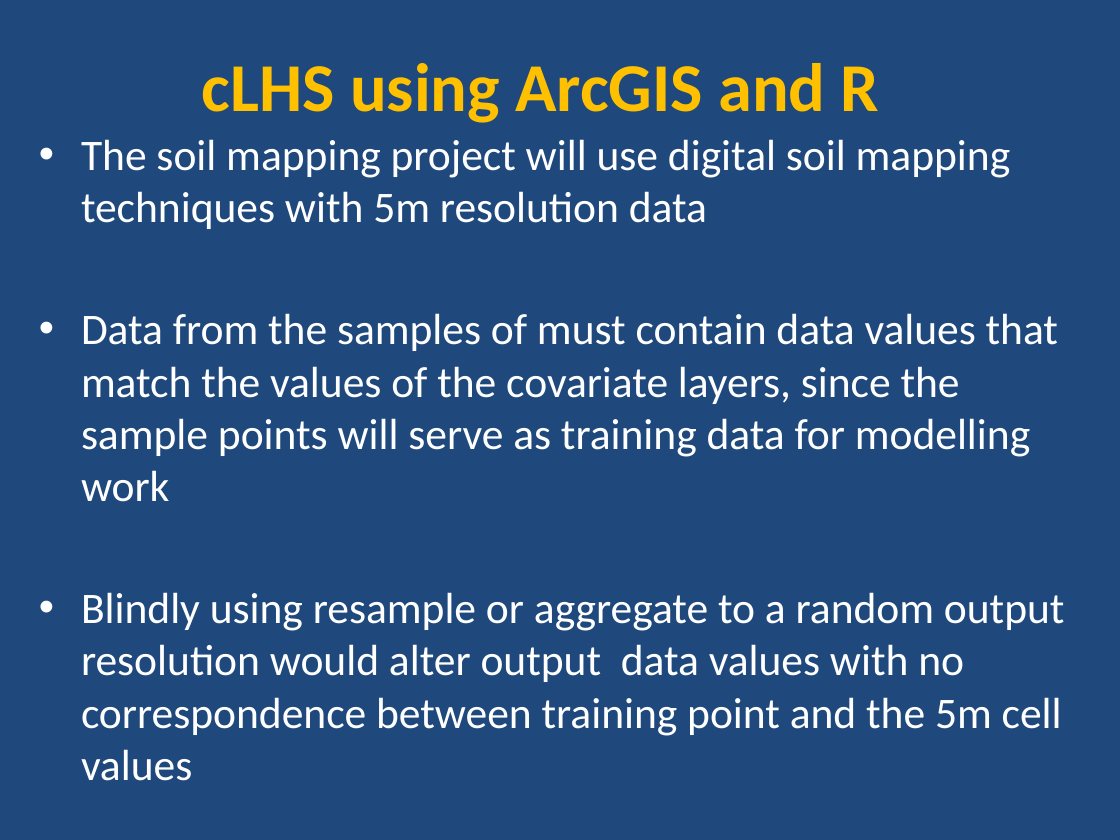
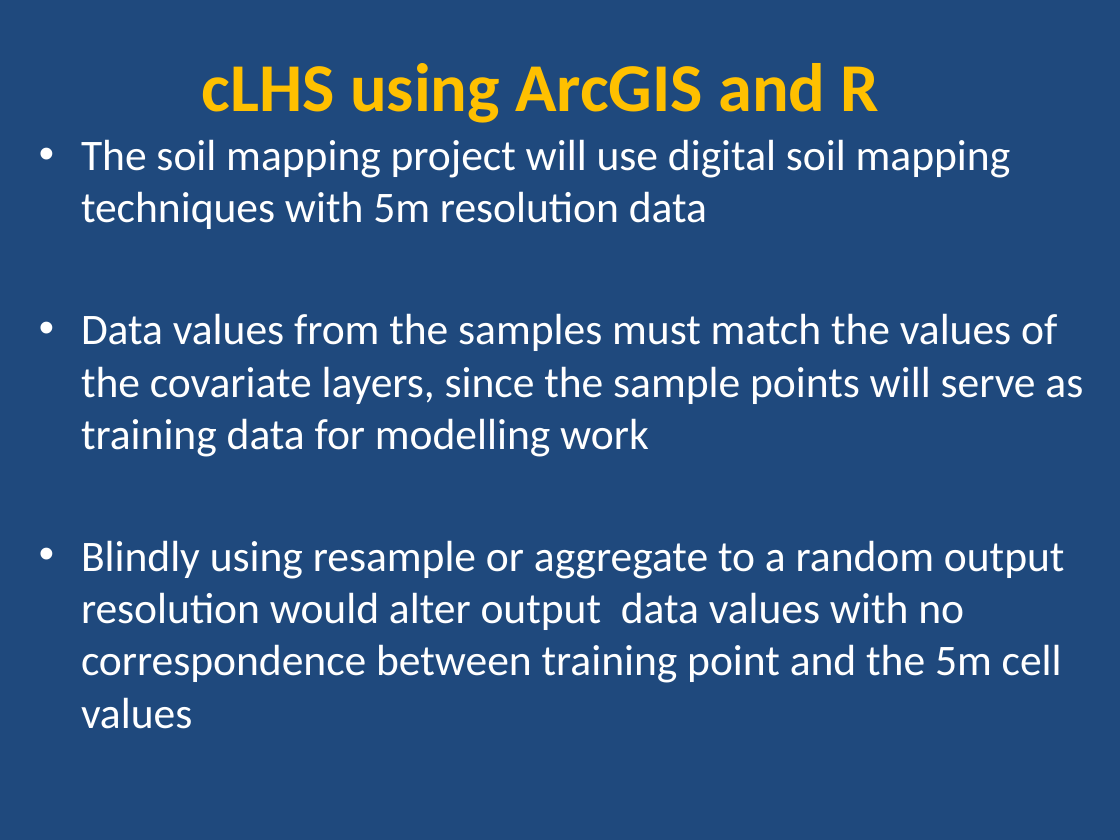
Before and after one commit to ncss-tech/stats_for_soil_survey, a slide deck: slide 6 of presentations/sampling/cLHS_sampling_R_example.pptx. Drawn at 1120x840 pixels with LibreOffice and Linux fonts; fonts in the diff are those of the drawing. Boxes give left, top, right and bottom in pixels: in the first picture for what was removed or moved away, otherwise in the second. Text is boxed around its words. In the diff, an @@ line names an element or a change of style, - is before the commit and + after.

```diff
--- a/presentations/sampling/cLHS_sampling_R_example.pptx
+++ b/presentations/sampling/cLHS_sampling_R_example.pptx
@@ text at [81,313,1083,457]: text changed @@
-• Data from the samples of must contain data values that match the values of the covariate layers, since the sample points will serve as training data for modelling work
+• Data values from the samples must match the values of the covariate layers, since the sample points will serve as training data for modelling work
```
Also in this commit, not shown: 1 other slide changed, 2 slides removed.
